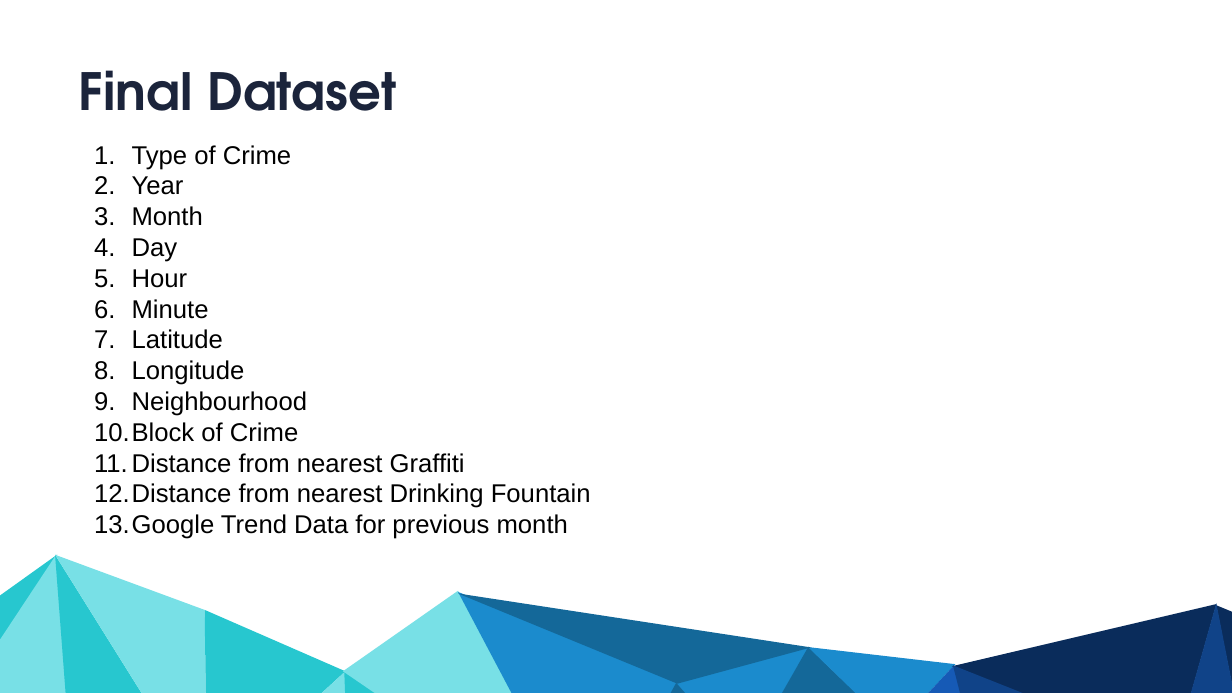
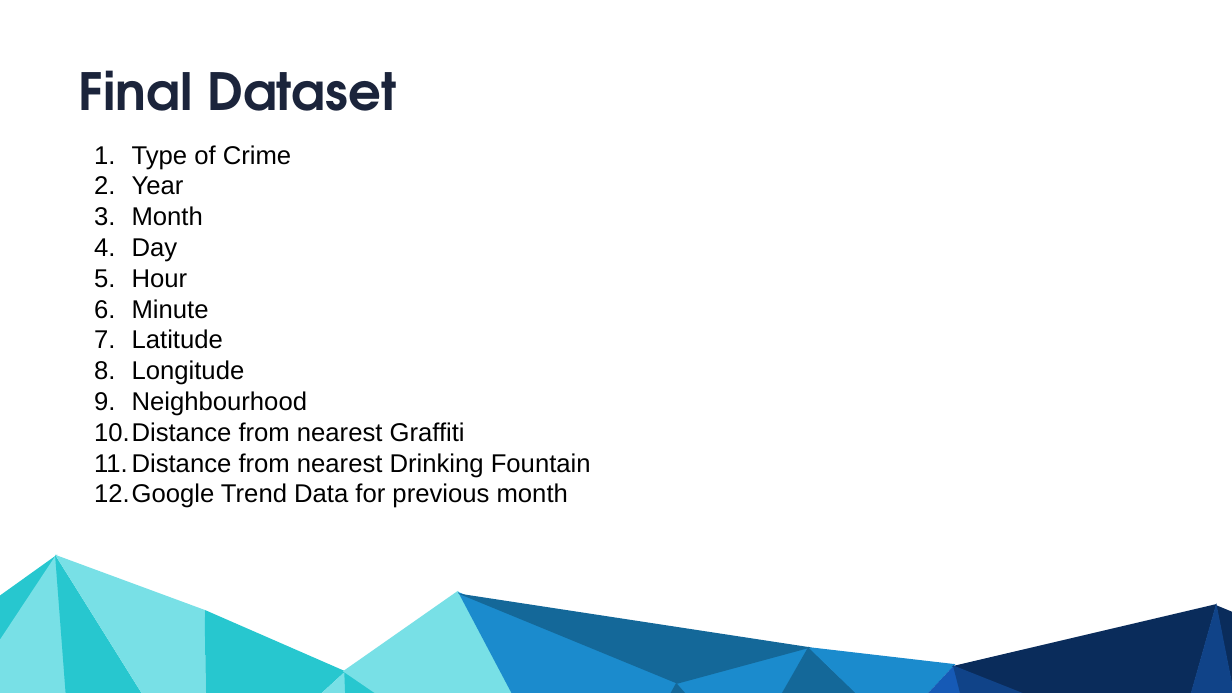
Before and after one commit to NasirKhalid24/Vancouver-Crime-Prediction, a slide deck: slide 7 of Final Presentation.pptx. Drawn at 1232x693 pixels with LibreOffice and Linux fonts; fonts in the diff are those of the drawing. Boxes give left, top, right and bottom in pixels: in the first picture for what was removed or moved away, otherwise in the second. Text is boxed around its words. In the diff, an @@ line names an element or a change of style, - is before the commit and + after.

Commit message:
➕ Tweak to  Final Dataset Slide

```diff
--- a/Final Presentation.pptx
+++ b/Final Presentation.pptx
@@ text at <box>94,422,298,442</box>: paragraph removed @@
-10. Block of Crime
```
